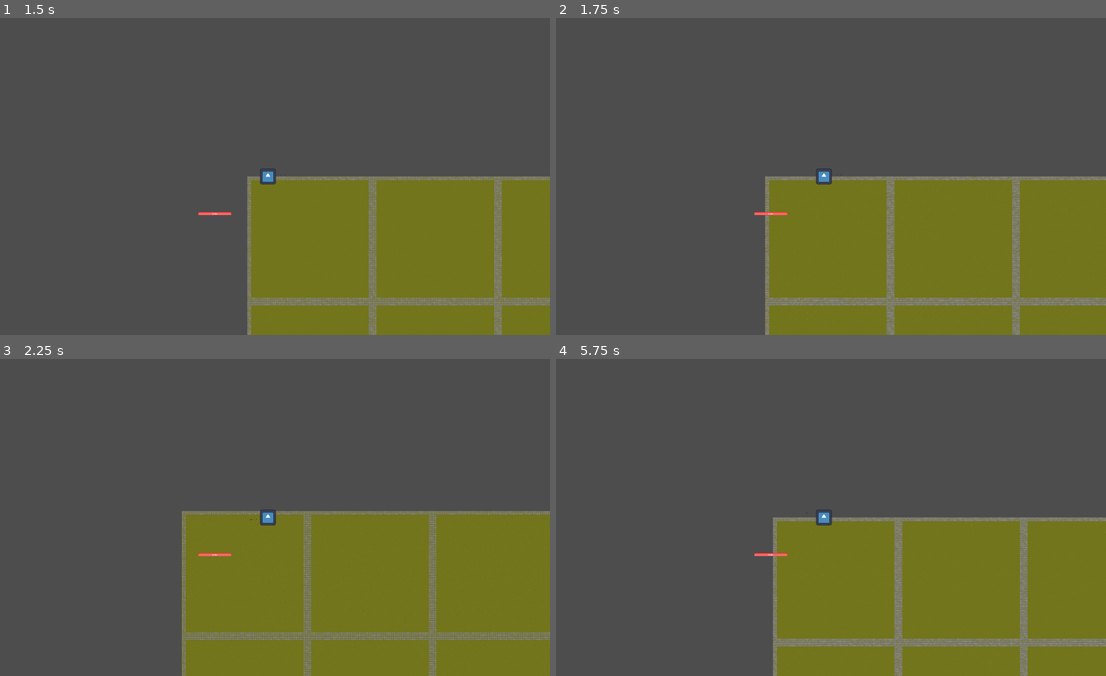
Above: before the commit, frames 1-4 (two rows, left to right).
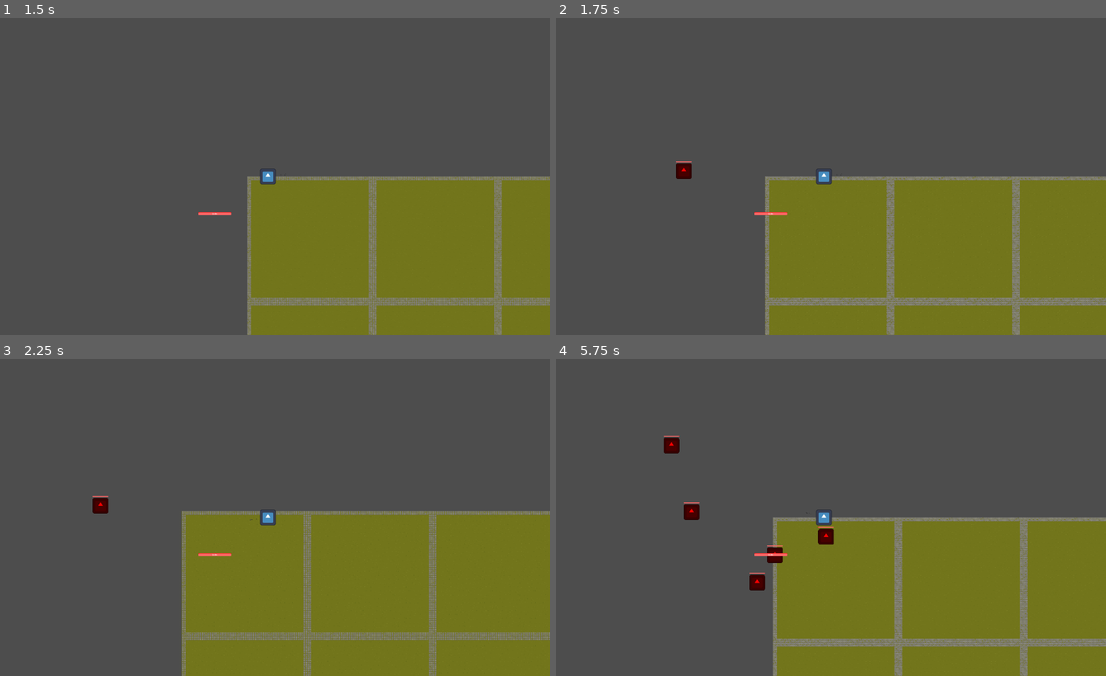
Above: after the commit, the same moments.

Repository: TryHardPotat/FYP_2
Game: Godot game, scene res://start_menu.tscn
Same seed, same stepped clock (60 frames per second), same inputs: the game is played once before the commit and once after it. The engine's default icon, where the game draws it, is replaced by a stand-in: a white triangle on a blue panel in a dark square.
Inputs (mouse positions are in pixels of both pictures, inside the frame that each line leads up to):
- Up to frame 1 (1.5 s): click "Play" at 0.5 s; tap Enter at 1.25 s; move the mouse to (390, 160) at 1.27 s; hold D (move_right) from 1.28 s (still down); tap Shift (dash) at 1.35 s
- Up to frame 2 (1.75 s): keep holding D (move_right)
- Up to frame 3 (2.25 s): move the mouse to (154, 533) at 2.02 s; release D (move_right) at 2.03 s; hold S (move_down) from 2.03 s (still down); tap Space (primary_attack) at 2.1 s
- Up to frame 4 (5.75 s): move the mouse to (880, 447) at 2.77 s; release S (move_down) at 2.78 s; hold D (move_right) 2.78-3.53 s; tap Shift (dash) at 2.85, 4.35 s; move the mouse to (798, 580) at 3.52 s; hold W (move_up) 3.53-4.28 s; tap Space (primary_attack) at 3.6, 5.1 s; move the mouse to (990, 565) at 4.27 s; hold A (move_left) from 4.28 s (still down); move the mouse to (655, 469) at 5.02 s

Frame 1 is identical in both runs. In frame 2, 0.1% of the frame differs, in the area x 21-25%, y 45-51%; in frame 3, 0.2%; in frame 4, 0.7%, in the area x 19-51%, y 24-74%.

Commit message:
Fixed spawn, no pathfinding

Diff:
--- a/spawner.gd
+++ b/spawner.gd
@@ -1,19 +1,17 @@
 extends Node2D
+
+@onready var timer : Timer = $Timer
 
 @export var spawn_scene : PackedScene
 @export var spawn_interval : float = 2.0
-@export var spawn_radius : float = 100.0
+@export var spawn_radius : float = 1000.0
 
 func _ready():
 	print("Spawner Started")
-	var timer = Timer.new()
-	timer.connect("timeout", Callable(self, "_on_spawn_timer,timeout"))
-	timer.set_wait_time(spawn_interval)
-	timer.set_one_shot(false)
-	add_child(timer)
-	timer.start()
+	if timer:
+		timer.start()
 
-func _on_spawn_timer_timeout():
+func _on_timer_timeout():
 	if spawn_scene:
 		var instance = spawn_scene.instantiate()
 		var spawn_position = Vector2(randf_range(-spawn_radius, spawn_radius), randf_range(-spawn_radius, spawn_radius))
--- a/spawner.tscn
+++ b/spawner.tscn
@@ -4,3 +4,7 @@
 
 [node name="Spawner" type="Node2D"]
 script = ExtResource("1_3vh67")
+
+[node name="Timer" type="Timer" parent="."]
+
+[connection signal="timeout" from="Timer" to="." method="_on_timer_timeout"]
